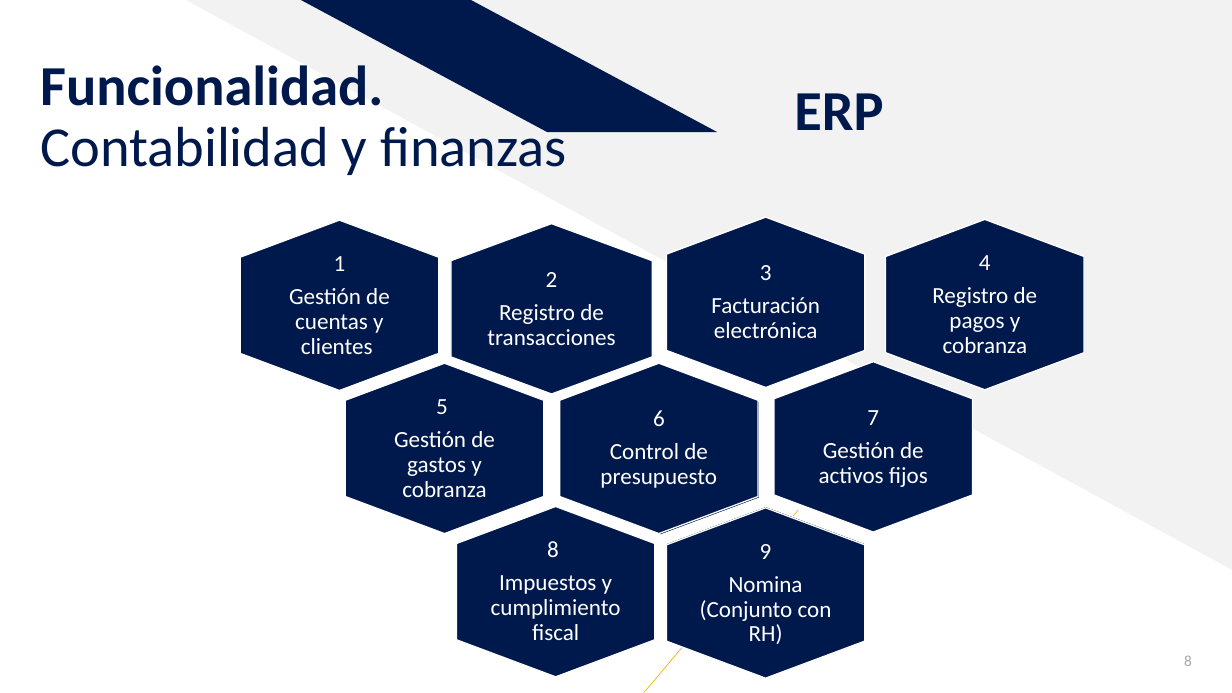
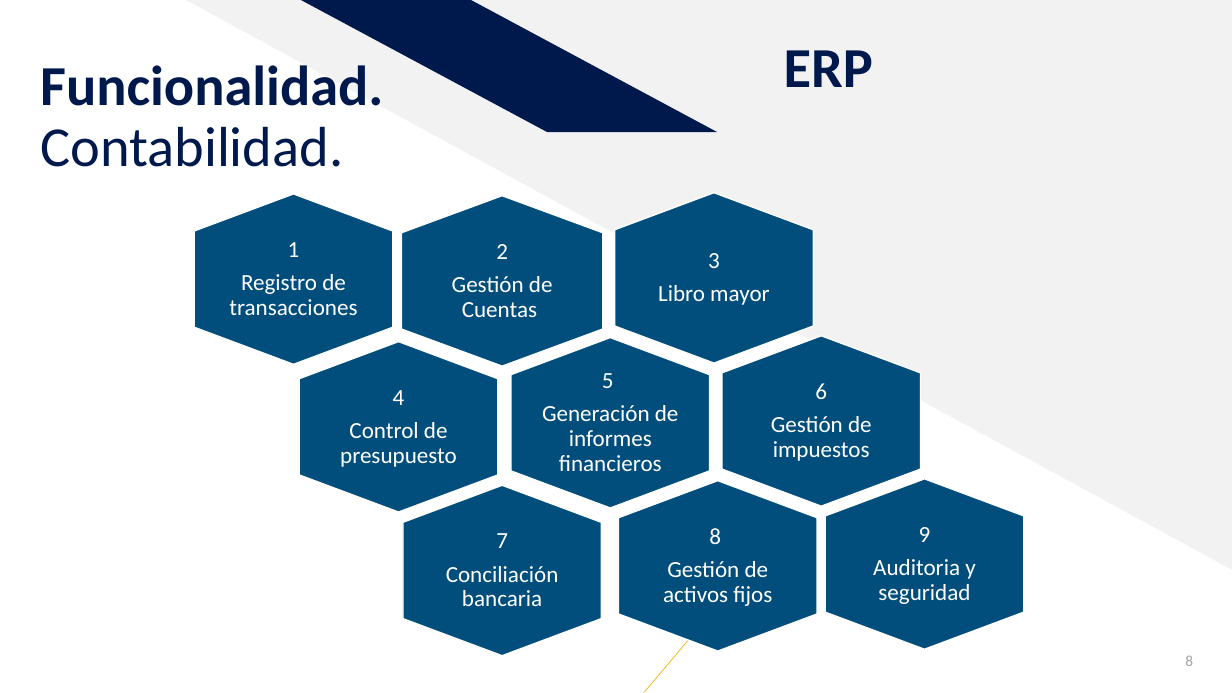
Before and after one commit to MDGomezM/CRMyERP.github.io, a slide deck: slide 8 of ProyectoCRMyERP/presentacion.pptx. Drawn at 1232x693 pixels with LibreOffice and Linux fonts; fonts in the diff are those of the drawing. Boxes give left, top, right and bottom in pixels: in the first picture for what was removed or moved away, otherwise in the second. Text is boxed around its words. In the diff, an @@ line names an element or a change of style, - is before the commit and + after.

```diff
--- a/ProyectoCRMyERP/presentacion.pptx
+++ b/ProyectoCRMyERP/presentacion.pptx
@@ text "ERP": place and size @@
-text "ERP" at [794, 93, 883, 130]
+text "ERP" at [784, 50, 873, 87]
@@ text "ERP" at [784, 50, 873, 87]: line spacing 0.9 to 0.8 @@
@@ title at [40, 65, 383, 167]: text changed; bold on @@
-Funcionalidad. Contabilidad y finanzas
+Funcionalidad. Contabilidad.
@@ freeform shape "1": place and size @@
-freeform shape "1" at [240, 220, 439, 390]
+freeform shape "1" at [194, 194, 393, 364]
@@ freeform shape "2": place and size @@
-freeform shape "2" at [451, 224, 653, 394]
+freeform shape "2" at [402, 196, 604, 366]
@@ freeform shape "3": place and size @@
-freeform shape "3" at [666, 217, 865, 387]
+freeform shape "3" at [615, 193, 813, 363]
@@ text in freeform shape at [229, 274, 357, 315]: text changed @@
-Gestión de cuentas y clientes
+Registro de transacciones
@@ text in freeform shape at [452, 276, 553, 317]: text changed @@
-Registro de transacciones
+Gestión de Cuentas
@@ text in freeform shape at [658, 285, 769, 305]: text changed @@
-Facturación electrónica
+Libro mayor
@@ freeform shape "4": place and size @@
-freeform shape "4" at [885, 220, 1084, 390]
+freeform shape "4" at [299, 342, 498, 512]
@@ freeform shape "5": place and size @@
-freeform shape "5" at [346, 363, 544, 533]
+freeform shape "5" at [511, 337, 710, 507]
@@ freeform shape "6": place and size @@
-freeform shape "6" at [560, 363, 759, 533]
+freeform shape "6" at [722, 335, 921, 506]
@@ freeform shape removed at [562, 365, 761, 535] @@
@@ text in freeform shape at [542, 405, 679, 471]: text changed @@
-Gestión de gastos y cobranza
+Generación de informes financieros
@@ text in freeform shape at [771, 416, 872, 461]: text changed @@
-Control de presupuesto
+Gestión de impuestos
@@ text in freeform shape at [340, 422, 457, 467]: text changed @@
-Registro de pagos y cobranza
+Control de presupuesto
@@ freeform shape "9": place and size @@
-freeform shape "9" at [666, 508, 865, 678]
+freeform shape "9" at [825, 479, 1024, 649]
@@ fill #00194C to #014E7D in 9 elements at [402, 196, 604, 366], [194, 194, 393, 364], [722, 335, 921, 506], [615, 193, 813, 363], [511, 337, 710, 507], [299, 342, 498, 512], [825, 479, 1024, 649], [618, 481, 817, 651], [403, 485, 602, 655] @@
@@ freeform shape "7": place and size @@
-freeform shape "7" at [775, 361, 973, 531]
+freeform shape "7" at [403, 485, 602, 655]
@@ freeform shape "8": place and size @@
-freeform shape "8" at [457, 506, 655, 677]
+freeform shape "8" at [618, 481, 817, 651]
@@ freeform shape removed at [666, 506, 865, 677] @@
@@ text in freeform shape at [446, 566, 559, 606]: text changed @@
-Gestión de activos fijos
+Conciliación bancaria
@@ text in freeform shape at [663, 561, 772, 606]: text changed @@
-Impuestos y cumplimiento fiscal
+Gestión de activos fijos
@@ text in freeform shape at [873, 559, 975, 604]: text changed @@
-Nomina (Conjunto con RH)
+Auditoria y seguridad
```
Also in this commit, not shown: 3 other slides changed, 1 slide added, 3 other files.
